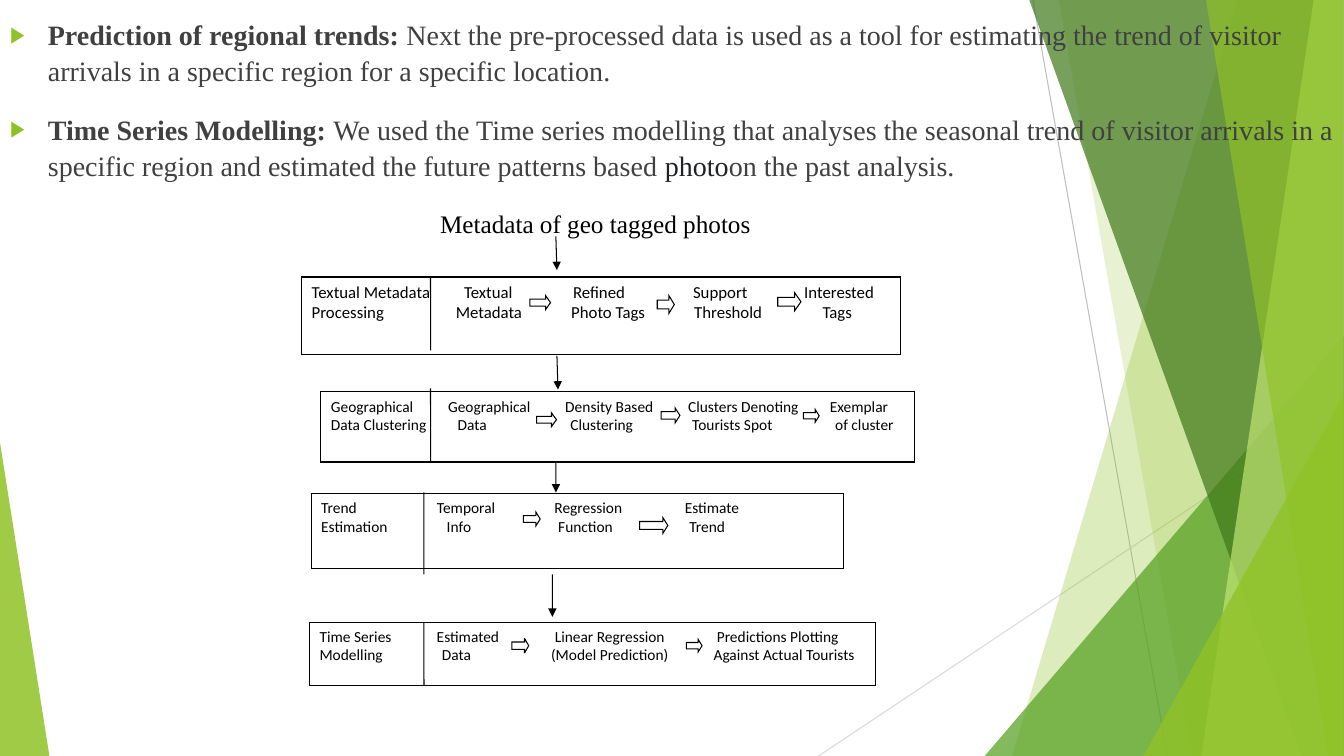
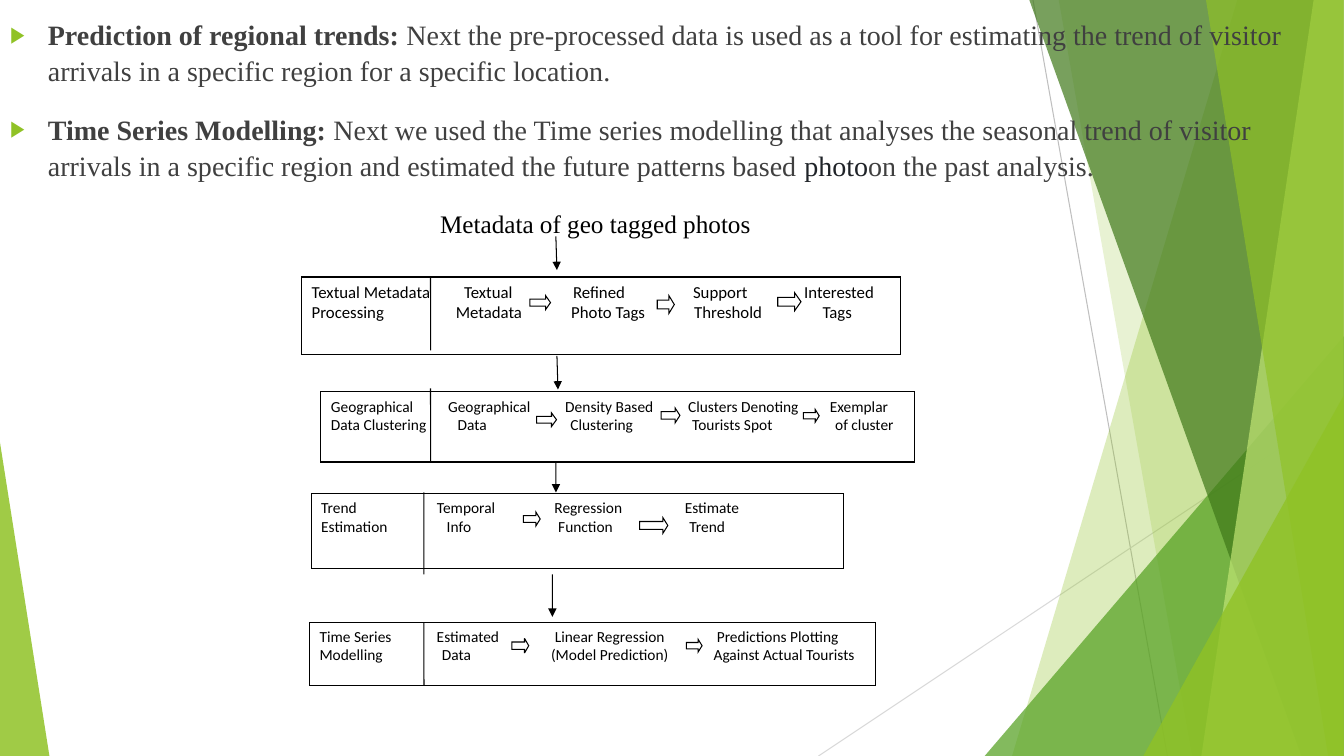
Before and after one commit to saisumanth1401/Tourist-Behaviour-Analysis, a slide deck: slide 6 of Documentation/Tourist-Behaviour-Analysis.pptx (slide 7 before the commit). Drawn at 1344x756 pixels with LibreOffice and Linux fonts; fonts in the diff are those of the drawing. Boxes give left, top, right and bottom in pixels: in the first picture for what was removed or moved away, otherwise in the second. Text is boxed around its words. In the diff, an @@ line names an element or a change of style, - is before the commit and + after.

```diff
--- a/Documentation/Tourist-Behaviour-Analysis.pptx
+++ b/Documentation/Tourist-Behaviour-Analysis.pptx
@@ text at (48,118,1251,181): text changed @@
-▶ Time Series Modelling: We used the Time series modelling that analyses the seasonal trend of visitor arrivals in a specific region and estimated the future patterns based photoon the past analysis.
+▶ Time Series Modelling: Next we used the Time series modelling that analyses the seasonal trend of visitor arrivals in a specific region and estimated the future patterns based photoon the past analysis.
```
Also in this commit, not shown: 9 other slides changed, 2 slides added, 9 slides removed.
